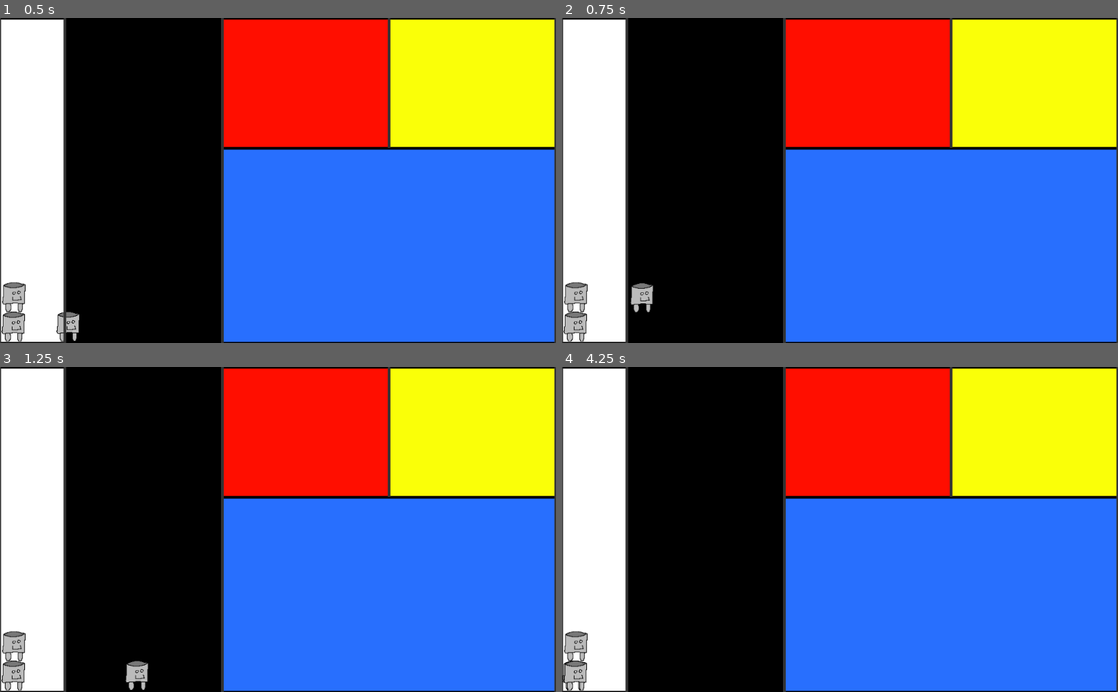
Above: before the commit, frames 1-4 (two rows, left to right).
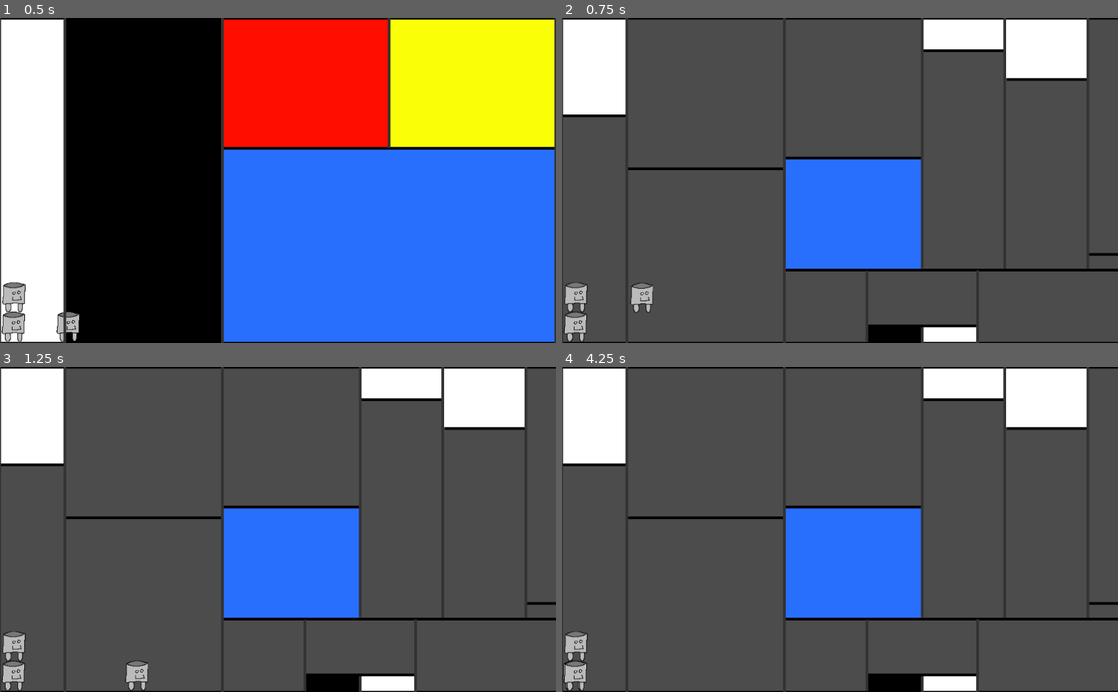
Above: after the commit, the same moments.

Repository: Avantir-Chaosfire/MondrianForever
Game: Godot game, scene res://scene/world/World.tscn
The game is run twice, just before and just after one commit, with the same random seed, the same clock (stepped at 60 frames per second) and the same inputs.
Inputs:
- Up to frame 1 (0.5 s): no input
- Up to frame 2 (0.75 s): hold D (move_right) from 0.53 s (still down); tap N (next_level) at 0.6 s
- Up to frame 3 (1.25 s): keep holding D (move_right); tap Space (jump) at 0.77 s
- Up to frame 4 (4.25 s): release D (move_right) at 1.28 s; hold A (move_left) 1.28-2.03 s; tap N (next_level) every 0.75 s from 1.35 to 3.6 s; tap Space (jump) at 1.52, 3.02, 3.77 s; hold D (move_right) 2.03-3.53 s; hold A (move_left) from 3.53 s (still down)

Frame 1 is identical in both runs. In frame 2, 86% of the frame differs, in the area x 0-100%, y 0-100%; in frame 3, 86%; in frame 4, 86%.

Commit message:
Builds the tutorial.

Diff:
--- a/scene/level/1/Level1_tutorial.tscn
+++ b/scene/level/1/Level1_tutorial.tscn
@@ -27,12 +27,48 @@
 [node name="Borders" type="Node2D" parent="."]
 
 [node name="HorizontalBorder1" parent="Borders" instance=ExtResource( 1 )]
-position = Vector2( 512, 600 )
-scale = Vector2( 1024, 5 )
+position = Vector2( 650, 600 )
+scale = Vector2( 1300, 5 )
 
 [node name="HorizontalBorder3" parent="Borders" instance=ExtResource( 1 )]
-position = Vector2( 717, 240 )
-scale = Vector2( 614, 5 )
+position = Vector2( 911.609, 465.028 )
+scale = Vector2( 1000, 5 )
+
+[node name="HorizontalBorder6" parent="Borders" instance=ExtResource( 1 )]
+position = Vector2( 264.848, 278.162 )
+scale = Vector2( 290, 5 )
+
+[node name="HorizontalBorder7" parent="Borders" instance=ExtResource( 1 )]
+position = Vector2( 536.501, 258.307 )
+scale = Vector2( 250, 5 )
+
+[node name="HorizontalBorder8" parent="Borders" instance=ExtResource( 1 )]
+position = Vector2( 738.662, 60.6588 )
+scale = Vector2( 150, 5 )
+
+[node name="HorizontalBorder9" parent="Borders" instance=ExtResource( 1 )]
+position = Vector2( 893.892, 113.004 )
+scale = Vector2( 150, 5 )
+
+[node name="HorizontalBorder11" parent="Borders" instance=ExtResource( 1 )]
+position = Vector2( 893.892, 113.004 )
+scale = Vector2( 150, 5 )
+
+[node name="HorizontalBorder12" parent="Borders" instance=ExtResource( 1 )]
+position = Vector2( 1125.69, 208.954 )
+scale = Vector2( 125, 5 )
+
+[node name="HorizontalBorder10" parent="Borders" instance=ExtResource( 1 )]
+position = Vector2( 1014.54, 436.005 )
+scale = Vector2( 90, 5 )
+
+[node name="HorizontalBorder5" parent="Borders" instance=ExtResource( 1 )]
+position = Vector2( 663.265, 568.078 )
+scale = Vector2( 200, 5 )
+
+[node name="HorizontalBorder4" parent="Borders" instance=ExtResource( 1 )]
+position = Vector2( 58.0001, 180 )
+scale = Vector2( 120, 5 )
 
 [node name="HorizontalBorder2" parent="Borders" instance=ExtResource( 1 )]
 position = Vector2( 512, 0 )
@@ -43,7 +79,7 @@
 scale = Vector2( 5, 600 )
 
 [node name="VerticalBorder2" parent="Borders" instance=ExtResource( 2 )]
-position = Vector2( 1024, 300 )
+position = Vector2( 1061.05, 297.15 )
 scale = Vector2( 5, 600 )
 
 [node name="VerticalBorder3" parent="Borders" instance=ExtResource( 2 )]
@@ -55,28 +91,93 @@
 scale = Vector2( 5, 600 )
 
 [node name="VerticalBorder5" parent="Borders" instance=ExtResource( 2 )]
-position = Vector2( 717, 120 )
-scale = Vector2( 5, 240 )
+position = Vector2( 663.753, 212.055 )
+scale = Vector2( 5, 500 )
+
+[node name="VerticalBorder9" parent="Borders" instance=ExtResource( 2 )]
+position = Vector2( 815.373, 212.958 )
+scale = Vector2( 5, 500 )
+
+[node name="VerticalBorder10" parent="Borders" instance=ExtResource( 2 )]
+position = Vector2( 968.324, 213 )
+scale = Vector2( 5, 500 )
+
+[node name="VerticalBorder7" parent="Borders" instance=ExtResource( 2 )]
+position = Vector2( 765.628, 541 )
+scale = Vector2( 5, 150 )
+
+[node name="VerticalBorder8" parent="Borders" instance=ExtResource( 2 )]
+position = Vector2( 663.752, 586.077 )
+scale = Vector2( 5, 30 )
+
+[node name="VerticalBorder6" parent="Borders" instance=ExtResource( 2 )]
+position = Vector2( 561.708, 532.078 )
+scale = Vector2( 5, 130 )
 
 [node name="Wall" parent="." instance=ExtResource( 6 )]
 position = Vector2( 0, 300 )
 scale = Vector2( 5, 600 )
 
 [node name="Wall2" parent="." instance=ExtResource( 6 )]
-position = Vector2( 1024, 300 )
+position = Vector2( 1189.3, 302.85 )
 scale = Vector2( 5, 600 )
 
 [node name="BlackPaintArea" parent="." instance=ExtResource( 7 )]
-position = Vector2( 253.074, 251.735 )
+position = Vector2( 1127.08, 403.735 )
 
 [node name="PaintArea" parent="." instance=ExtResource( 3 )]
-position = Vector2( 30.7974, 141.936 )
+position = Vector2( 53.5974, 139.086 )
+
+[node name="PaintArea" parent="PaintArea" instance=ExtResource( 3 )]
+position = Vector2( 5.36875, 259.958 )
+
+[node name="PaintArea2" parent="PaintArea" instance=ExtResource( 3 )]
+position = Vector2( 211.519, 303.658 )
+
+[node name="PaintArea3" parent="PaintArea" instance=ExtResource( 3 )]
+position = Vector2( 225.769, 5.35785 )
+
+[node name="PaintArea4" parent="PaintArea" instance=ExtResource( 3 )]
+position = Vector2( 492.72, -5.09216 )
+
+[node name="PaintArea5" parent="PaintArea" instance=ExtResource( 3 )]
+position = Vector2( 672.27, 100.358 )
+
+[node name="PaintArea6" parent="PaintArea" instance=ExtResource( 3 )]
+position = Vector2( 435.719, 387.258 )
+
+[node name="PaintArea7" parent="PaintArea" instance=ExtResource( 3 )]
+position = Vector2( 852.77, 399.608 )
+
+[node name="PaintArea8" parent="PaintArea" instance=ExtResource( 3 )]
+position = Vector2( 1077.35, 390.108 )
+
+[node name="PaintArea9" parent="PaintArea" instance=ExtResource( 3 )]
+position = Vector2( 950.051, 308.869 )
+
+[node name="PaintArea10" parent="PaintArea" instance=ExtResource( 3 )]
+position = Vector2( 969.051, 116.969 )
+
+[node name="PaintArea11" parent="PaintArea" instance=ExtResource( 3 )]
+position = Vector2( 1087.8, -17.9312 )
 
 [node name="BluePaintArea" parent="." instance=ExtResource( 8 )]
-position = Vector2( 735.12, 408.4 )
+position = Vector2( 542.555, 353.158 )
 
-[node name="RedPaintArea" parent="." instance=ExtResource( 9 )]
-position = Vector2( 562.387, 97.7482 )
+[node name="RedPaintArea" parent="BluePaintArea" instance=ExtResource( 9 )]
+position = Vector2( 349.997, -61.4278 )
 
-[node name="YellowPaintArea" parent="." instance=ExtResource( 10 )]
-position = Vector2( 881.073, 108.46 )
+[node name="BlackPaintArea2" parent="." instance=ExtResource( 7 )]
+position = Vector2( 614.532, 582.665 )
+
+[node name="YellowPaintArea" parent="BlackPaintArea2" instance=ExtResource( 10 )]
+position = Vector2( 59.0901, -67.4025 )
+
+[node name="PaintArea2" parent="." instance=ExtResource( 3 )]
+position = Vector2( 901.999, 50.8547 )
+
+[node name="PaintArea3" parent="." instance=ExtResource( 3 )]
+position = Vector2( 729.098, 25.2047 )
+
+[node name="PaintArea4" parent="." instance=ExtResource( 3 )]
+position = Vector2( 718.341, 582.529 )
